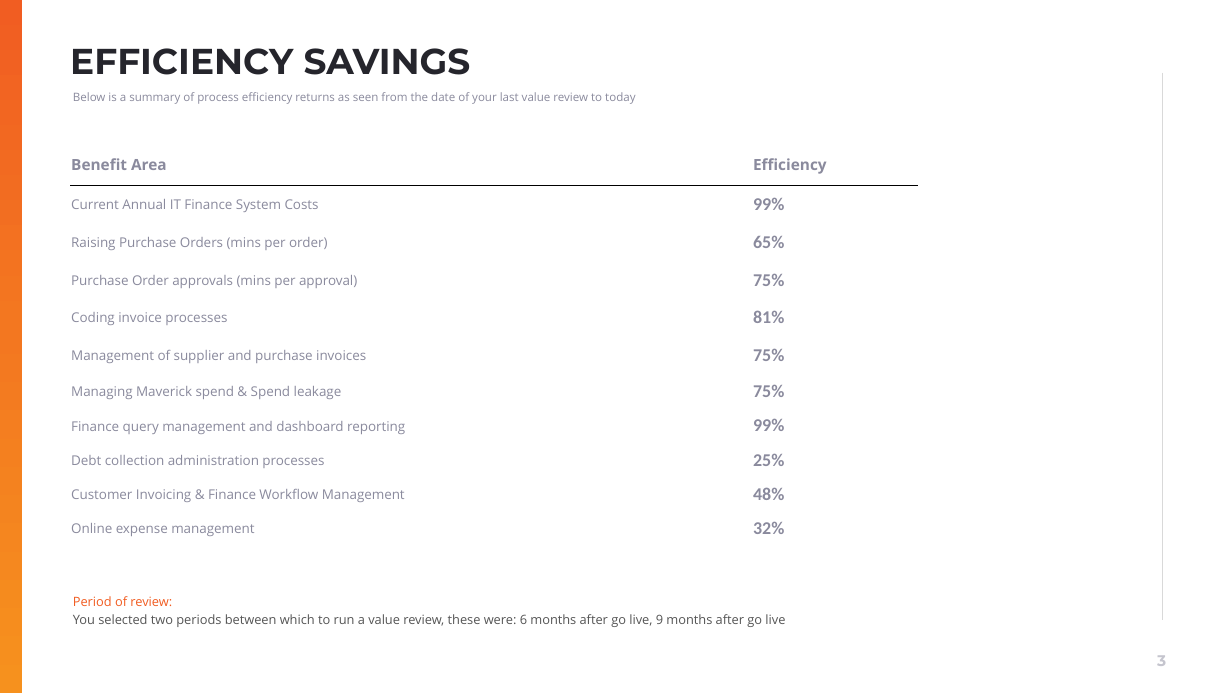
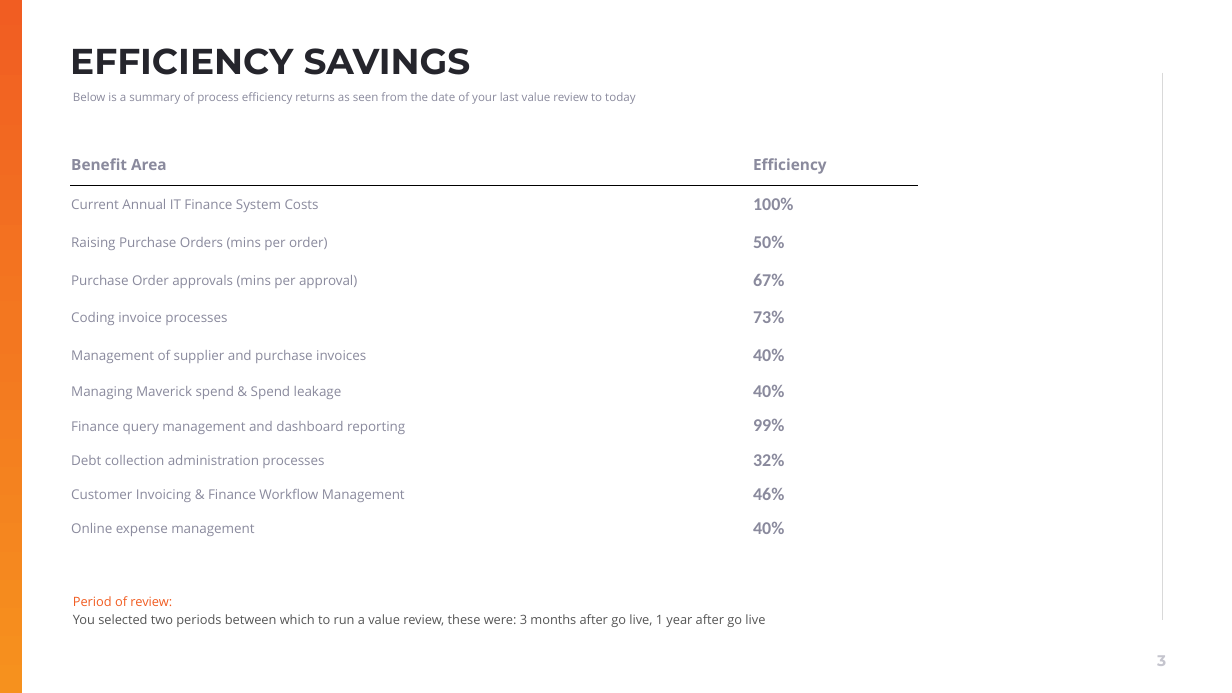
Before and after one commit to muratozdemirpiblo/ppt-api, a slide deck: slide 3 of questionare_output.pptx. Drawn at 1232x693 pixels with LibreOffice and Linux fonts; fonts in the diff are those of the drawing; background and template pictures are left out. Boxes give left, top, right and bottom in pixels: in the first picture for what was removed or moved away, otherwise in the second. Text is boxed around its words. In the diff, an @@ line names an element or a change of style, - is before the commit and + after.

```diff
--- a/questionare_output.pptx
+++ b/questionare_output.pptx
@@ table at (x1=70, y1=143, x2=918, y2=545) @@
-row 2, column 2: 99%
+row 2, column 2: 100%
-row 3, column 2: 65%
+row 3, column 2: 50%
-row 4, column 2: 75%
+row 4, column 2: 67%
-row 5, column 2: 81%
+row 5, column 2: 73%
-row 6, column 2: 75%
+row 6, column 2: 40%
-row 7, column 2: 75%
+row 7, column 2: 40%
-row 9, column 2: 25%
+row 9, column 2: 32%
-row 10, column 2: 48%
+row 10, column 2: 46%
-row 11, column 2: 32%
+row 11, column 2: 40%
@@ text at (x1=73, y1=596, x2=765, y2=627): text changed @@
-Period of review:
-You selected two periods between which to run a value review, these were: 6 months after go live, 9 months after go live
+Period of review:
+You selected two periods between which to run a value review, these were: 3 months after go live, 1 year after go live
```
Also in this commit, not shown: 1 other slide changed, 3 other files.
